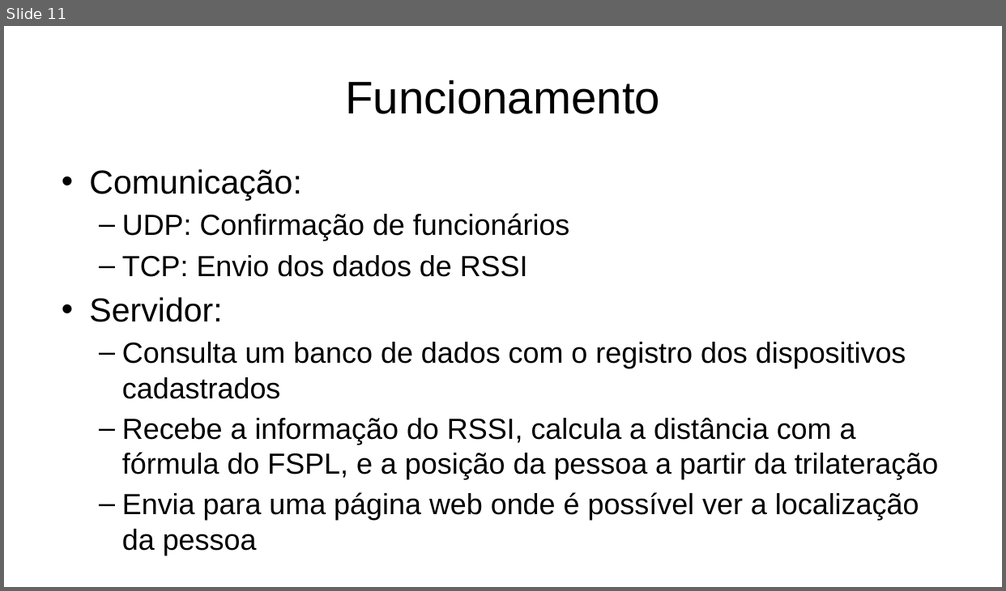
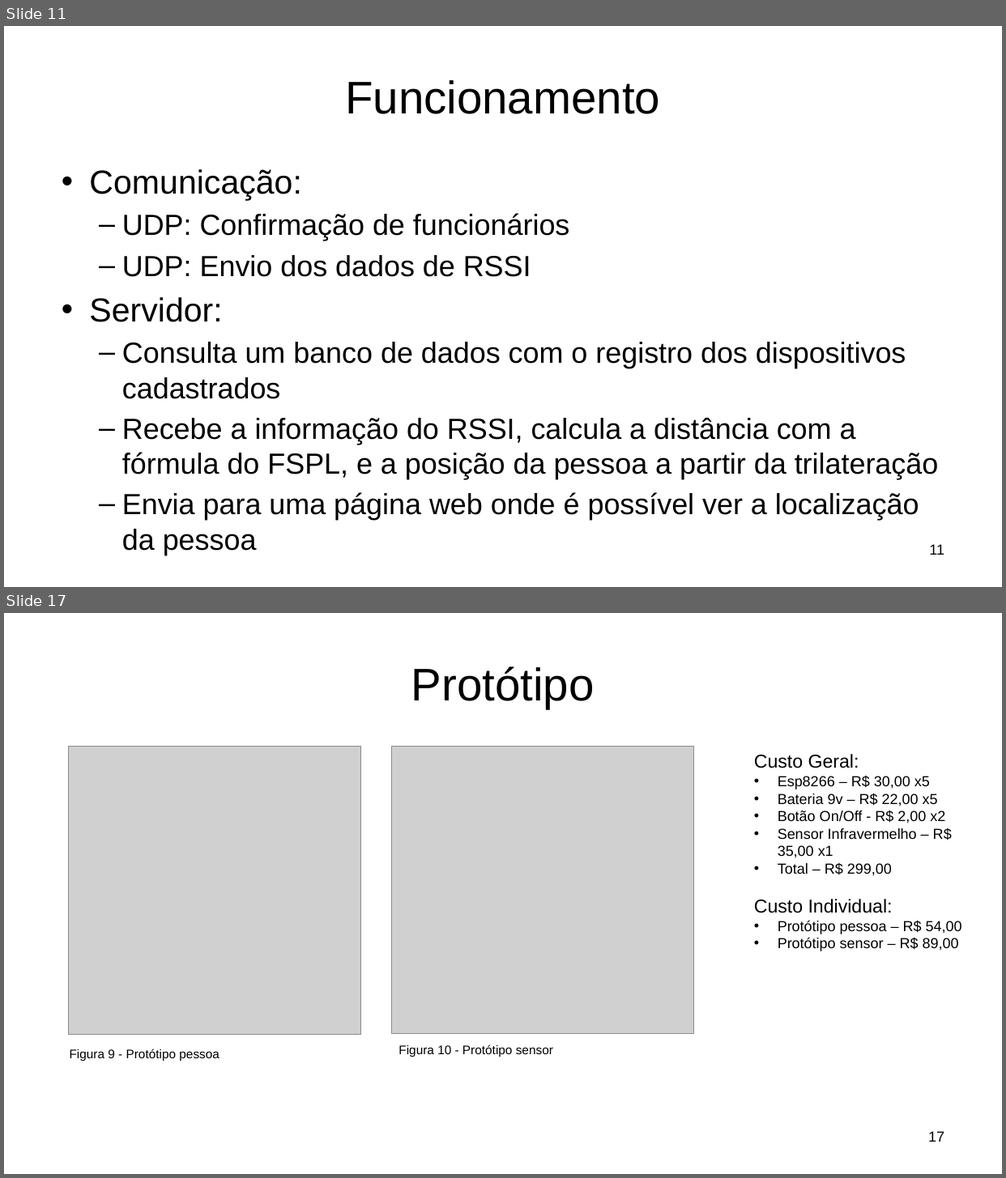
Before and after one commit to Guigajks/PI-VIII, a slide deck: Documentação/Apresentação Projeto PID.pptx. Shown one above the other, each under a label of ours: slide 11 before the commit, slides 11 and 17 after it; the slides between them are not shown. The pictures are 1006x591 and 1006x1178 pixels, drawn with LibreOffice and Linux fonts; fonts in the diff are those of the drawing; grey boxes stand for pictures; background and template pictures are left out. Boxes give left, top, right and bottom in pixels: in the first picture for what was removed or moved away, otherwise in the second. Text is boxed around its words. In the diff, an @@ line names an element or a change of style, - is before the commit and + after.

```diff
--- a/Documentação/Apresentação Projeto PID.pptx
+++ b/Documentação/Apresentação Projeto PID.pptx
@@ slide 17 added at <box>4,613,1002,1174</box>, background picture (left out) @@
@@ title added at <box>411,666,594,709</box>, 44 pt, text #000000 @@
+Protótipo
@@ picture added at <box>68,747,361,1035</box> @@
@@ picture added at <box>392,747,694,1034</box> @@
@@ text added at <box>754,754,962,952</box>, 14 pt, text #000000 @@
+Custo Geral:
+• Esp8266 – R$ 30,00 x5
+• Bateria 9v – R$ 22,00 x5
+• Botão On/Off - R$ 2,00 x2
+• Sensor Infravermelho – R$ 35,00 x1
+• Total – R$ 299,00
+Custo Individual:
+• Protótipo pessoa – R$ 54,00
+• Protótipo sensor – R$ 89,00
@@ text added at <box>70,1049,219,1062</box>, 12 pt, text #000000 @@
+Figura 9 - Protótipo pessoa
@@ text added at <box>398,1045,553,1057</box>, 12 pt, text #000000 @@
+Figura 10 - Protótipo sensor
@@ page number added at <box>928,1131,944,1142</box>, 14 pt, text #000000 @@
+17
@@ slide 11 changed as well @@
@@ text at <box>122,255,531,277</box>: text changed @@
-  – TCP: Envio dos dados de RSSI
+  – UDP: Envio dos dados de RSSI
@@ page number added at <box>929,544,944,555</box>, 14 pt, text #000000 @@
+11
```
Also in this commit, not shown: 11 other slides changed, 6 other slides added, 6 other files.
